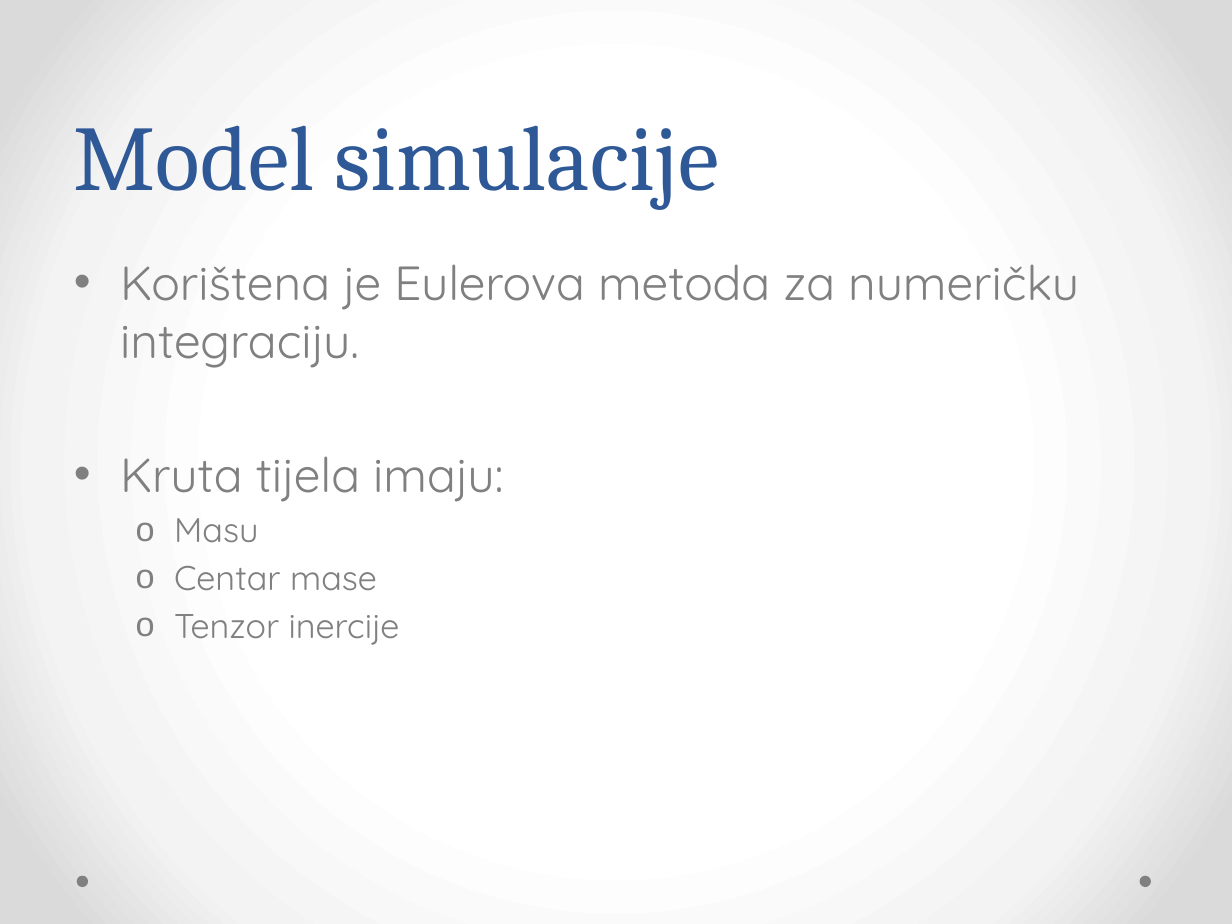
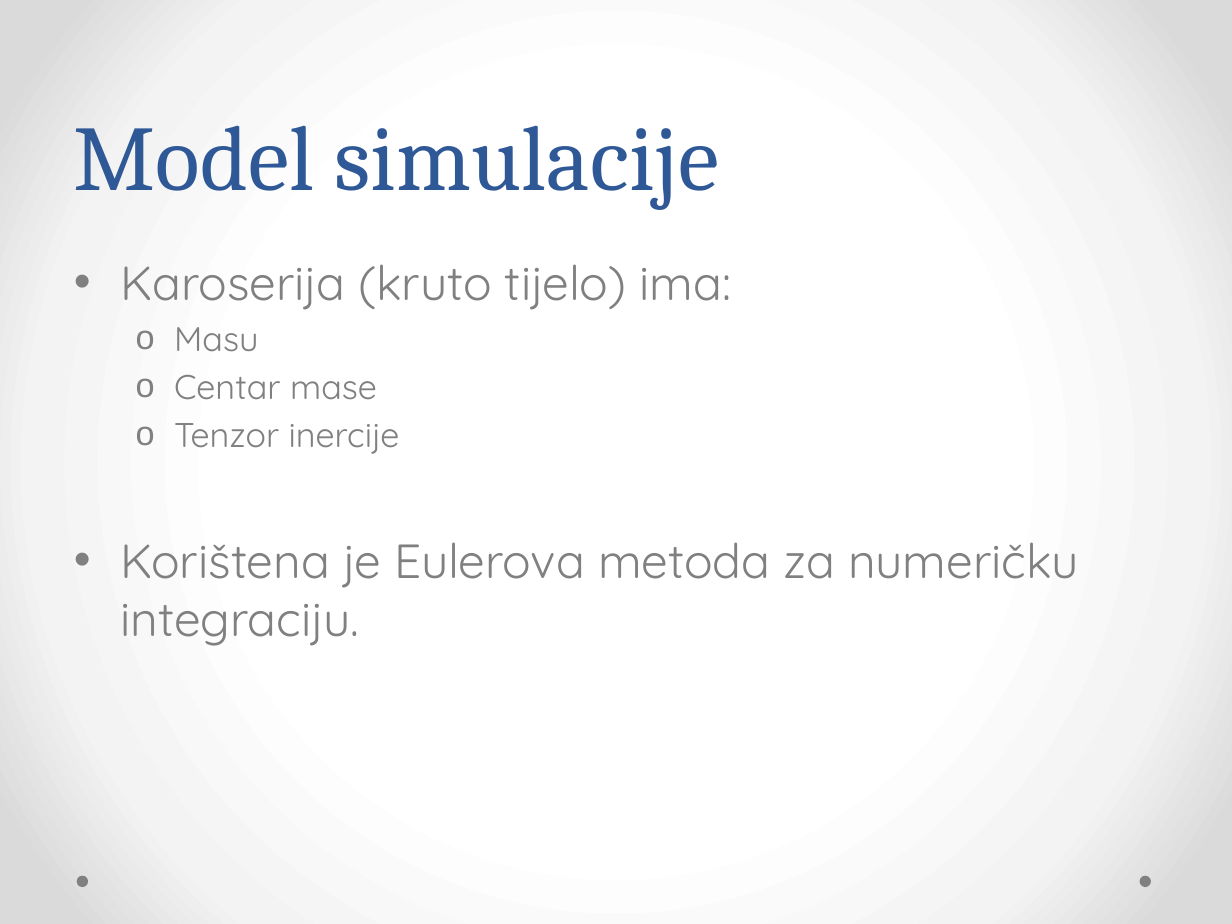
Before and after one commit to Bojanovski/IG-Project, a slide deck: slide 14 of Dokumentacija/Prezentacija.pptx (slide 4 before the commit). Drawn at 1232x924 pixels with LibreOffice and Linux fonts; fonts in the diff are those of the drawing. Boxes give left, top, right and bottom in pixels: in the first picture for what was removed or moved away, otherwise in the second. Text is boxed around its words. In the diff, an @@ line names an element or a change of style, - is before the commit and + after.

```diff
--- a/Dokumentacija/Prezentacija.pptx
+++ b/Dokumentacija/Prezentacija.pptx
@@ text at [120,264,731,310]: text changed @@
-• Korištena je Eulerova metoda za numeričku integraciju.
-• Kruta tijela imaju:
+• Karoserija (kruto tijelo) ima:
@@ text at [120,542,1079,646]: paragraph added @@
+• Korištena je Eulerova metoda za numeričku integraciju.
```
Also in this commit, not shown: 9 other slides changed, 7 slides added, 6 other files.
